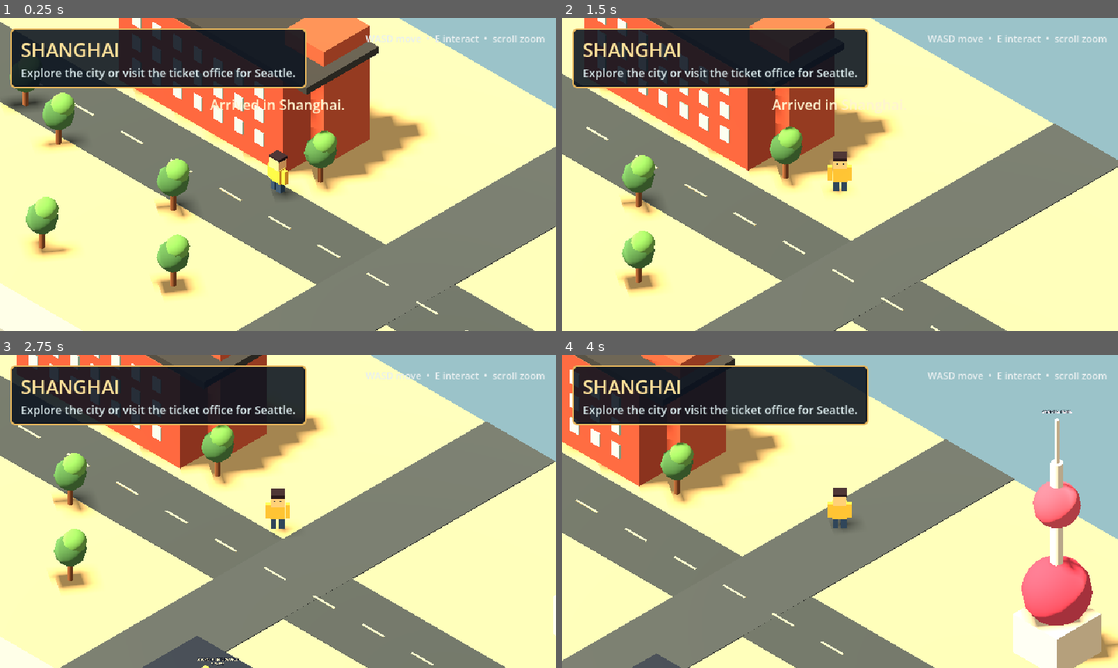
Above: before the commit, frames 1-4 (two rows, left to right).
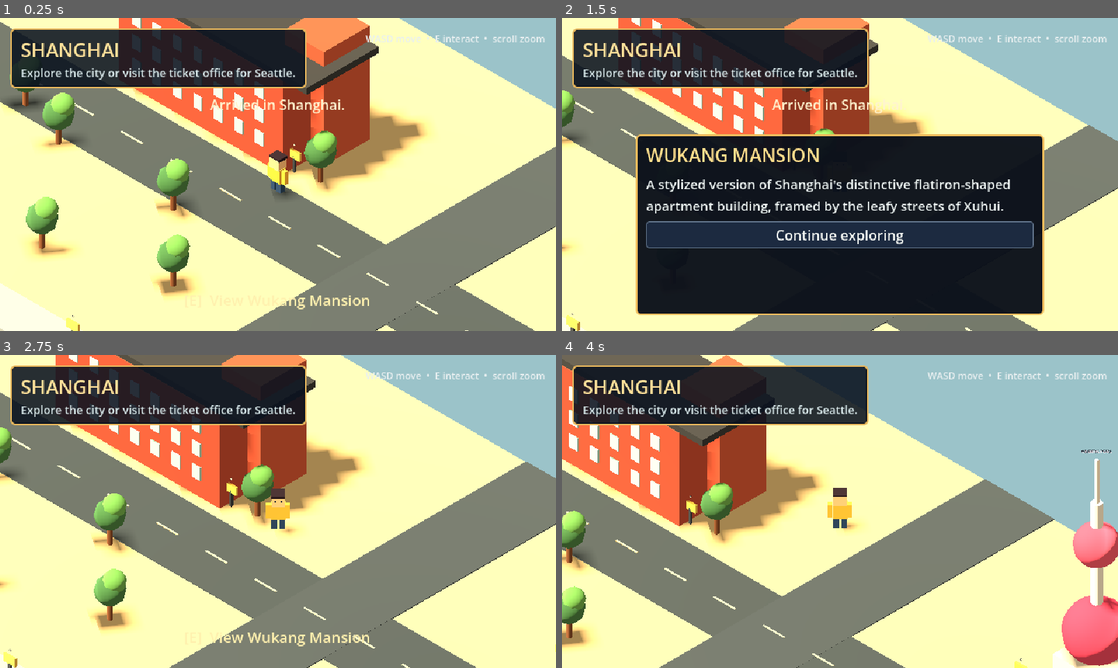
Above: after the commit, the same moments.

Repository: littlejedi/world-of-friends
Game: Godot game, scene res://scenes/main.tscn
The game is run twice, just before and just after one commit, with the same random seed, the same clock (stepped at 60 frames per second) and the same inputs.
Inputs (mouse positions are in pixels of both pictures, inside the frame that each line leads up to):
- Up to frame 1 (0.25 s): no input
- Up to frame 2 (1.5 s): tap Enter (ui_accept) at 0.5, 0.77 s; move the mouse to (962, 158) at 0.52 s; hold D (move_right) 0.53-1.28 s; tap E (interact) at 0.6, 1.35 s; move the mouse to (728, 190) at 1.27 s; hold S (move_back) from 1.28 s (still down)
- Up to frame 3 (2.75 s): tap Enter (ui_accept) at 1.52 s; release S (move_back) at 2 s; click (278, 570) at 2 s, where only the run after the commit has a clickable "Continue exploring"
- Up to frame 4 (4 s): tap Enter (ui_accept) at 2.75, 3.77 s; move the mouse to (895, 442) at 2.77 s; hold D (move_right) 2.78-3.53 s; tap Mouse wheel up (zoom_in) at 2.85 s; tap E (interact) at 3.05, 3.8 s; move the mouse to (812, 574) at 3.52 s; hold W (move_forward) from 3.53 s (still down); tap Mouse wheel down (zoom_out) at 3.6 s

The runs differ from the first frame. In frame 1, 0.4% of the frame differs, in the area x 11-67%, y 40-100%; in frame 2, 55%, in the area x 0-100%, y 0-100%; in frame 3, 42%; in frame 4, 44%.

Commit message:
Expand exploration and card trading

Diff:
--- /dev/null
+++ b/scripts/art/water_surface.gd
@@ -0,0 +1,31 @@
+class_name WaterSurface
+extends MeshInstance3D
+
+
+func setup(surface_size: Vector2, deep_color: Color, highlight_color: Color) -> void:
+	var box := BoxMesh.new()
+	box.size = Vector3(surface_size.x, 0.18, surface_size.y)
+	var shader := Shader.new()
+	shader.code = """
+shader_type spatial;
+render_mode unshaded, cull_back;
+
+uniform vec4 deep_color : source_color;
+uniform vec4 highlight_color : source_color;
+
+void fragment() {
+	float long_wave = sin(UV.x * 44.0 + UV.y * 17.0 + TIME * 1.25);
+	float cross_wave = sin(UV.y * 61.0 - TIME * 0.85);
+	float glint = smoothstep(0.72, 0.96, long_wave * 0.62 + cross_wave * 0.38);
+	ALBEDO = mix(deep_color.rgb, highlight_color.rgb, glint * 0.55);
+	EMISSION = highlight_color.rgb * glint * 0.10;
+	ROUGHNESS = 0.48;
+}
+"""
+	var shader_material := ShaderMaterial.new()
+	shader_material.shader = shader
+	shader_material.set_shader_parameter("deep_color", deep_color)
+	shader_material.set_shader_parameter("highlight_color", highlight_color)
+	box.material = shader_material
+	mesh = box
+	cast_shadow = GeometryInstance3D.SHADOW_CASTING_SETTING_OFF
--- a/scripts/core/game_state.gd
+++ b/scripts/core/game_state.gd
@@ -7,6 +7,8 @@
 var friends_in_party: bool = false
 var player_cards: Array = []
 var friend_cards: Dictionary = {}
+var world_positions: Dictionary = {}
+var card_texture_cache: Dictionary = {}
 
 
 func _ready() -> void:
@@ -18,6 +20,7 @@
 		"current_world": "shanghai",
 		"has_arrived_seattle": false,
 		"friends_in_party": false,
+		"world_positions": {},
 		"player_cards": [
 			{"id": "spark_mouse", "name": "Spark Mouse", "rarity": "Rare"},
 			{"id": "harbor_otter", "name": "Harbor Otter", "rarity": "Common"},
@@ -43,6 +46,7 @@
 	friends_in_party = bool(data.get("friends_in_party", fallback.friends_in_party))
 	player_cards = data.get("player_cards", fallback.player_cards).duplicate(true)
 	friend_cards = data.get("friend_cards", fallback.friend_cards).duplicate(true)
+	world_positions = data.get("world_positions", fallback.world_positions).duplicate(true)
 
 
 func load_game() -> void:
@@ -69,6 +73,7 @@
 		"current_world": current_world,
 		"has_arrived_seattle": has_arrived_seattle,
 		"friends_in_party": friends_in_party,
+		"world_positions": world_positions,
 		"player_cards": player_cards,
 		"friend_cards": friend_cards
 	}
@@ -94,13 +99,19 @@
 
 
 func trade_first_cards(friend_id: String) -> Dictionary:
+	return trade_cards(friend_id, 0, 0)
+
+
+func trade_cards(friend_id: String, player_index: int, friend_index: int) -> Dictionary:
 	var available: Array = friend_cards.get(friend_id, [])
 	if player_cards.is_empty() or available.is_empty():
 		return {"ok": false, "message": "There are no cards available for this trade."}
-	var offered: Dictionary = player_cards.pop_front()
-	var received: Dictionary = available.pop_front()
-	player_cards.append(received)
-	available.append(offered)
+	if player_index < 0 or player_index >= player_cards.size() or friend_index < 0 or friend_index >= available.size():
+		return {"ok": false, "message": "That card selection is no longer available."}
+	var offered: Dictionary = player_cards[player_index]
+	var received: Dictionary = available[friend_index]
+	player_cards[player_index] = received
+	available[friend_index] = offered
 	friend_cards[friend_id] = available
 	save_game()
 	return {
@@ -109,6 +120,51 @@
 	}
 
 
+func set_player_position(world_id: String, position: Vector3, write_to_disk: bool = true) -> void:
+	world_positions[world_id] = [position.x, position.y, position.z]
+	if write_to_disk:
+		save_game()
+
+
+func get_player_position(world_id: String) -> Variant:
+	var stored: Variant = world_positions.get(world_id)
+	if stored is Array and stored.size() == 3:
+		return Vector3(float(stored[0]), float(stored[1]), float(stored[2]))
+	return null
+
+
+func get_card_texture(card_id: String) -> Texture2D:
+	if card_texture_cache.has(card_id):
+		return card_texture_cache[card_id]
+	for extension in ["png", "jpg", "jpeg", "webp"]:
+		var resource_path := "res://private_assets/cards/%s.%s" % [card_id, extension]
+		if ResourceLoader.exists(resource_path):
+			var resource: Variant = load(resource_path)
+			if resource is Texture2D:
+				var resource_thumbnail := _make_card_thumbnail(resource.get_image())
+				card_texture_cache[card_id] = resource_thumbnail
+				return resource_thumbnail
+		var user_path := "user://cards/%s.%s" % [card_id, extension]
+		if FileAccess.file_exists(user_path):
+			var image := Image.load_from_file(user_path)
+			if not image.is_empty():
+				var texture := _make_card_thumbnail(image)
+				card_texture_cache[card_id] = texture
+				return texture
+	card_texture_cache[card_id] = null
+	return null
+
+
+func _make_card_thumbnail(source: Image) -> Texture2D:
+	if source.is_empty():
+		return null
+	var thumbnail := source.duplicate()
+	var target_height := 28
+	var target_width := maxi(18, roundi(float(source.get_width()) / maxf(1.0, float(source.get_height())) * target_height))
+	thumbnail.resize(target_width, target_height, Image.INTERPOLATE_LANCZOS)
+	return ImageTexture.create_from_image(thumbnail)
+
+
 func reset_progress() -> void:
 	apply_data(defaults())
 	save_game()
--- a/scripts/core/main.gd
+++ b/scripts/core/main.gd
@@ -10,6 +10,7 @@
 
 var current_world: WorldScene
 var travel_in_progress: bool = false
+var position_save_timer: Timer
 
 
 func _ready() -> void:
@@ -17,9 +18,16 @@
 	camera_rig.set_target(player)
 	hud.travel_confirmed.connect(_begin_travel)
 	hud.party_invited.connect(_on_party_invited)
+	hud.friend_hello_requested.connect(_on_friend_hello)
+	hud.all_friends_hello_requested.connect(_on_all_friends_hello)
 	hud.modal_changed.connect(_on_modal_changed)
 	travel_cutscene.finished.connect(_on_travel_finished)
-	_load_world(GameState.current_world, false)
+	position_save_timer = Timer.new()
+	position_save_timer.wait_time = 4.0
+	position_save_timer.timeout.connect(_save_current_position)
+	add_child(position_save_timer)
+	position_save_timer.start()
+	_load_world(GameState.current_world, false, true)
 
 
 func _process(_delta: float) -> void:
@@ -40,7 +48,7 @@
 		hud.show_toast("Personal save reset. You are back in Shanghai.")
 
 
-func _load_world(world_id: String, arriving: bool) -> void:
+func _load_world(world_id: String, arriving: bool, restore_saved_position: bool = false) -> void:
 	if current_world != null:
 		current_world.free()
 	current_world = WorldScript.new()
@@ -49,7 +57,13 @@
 	current_world.build(world_id, player)
 	current_world.travel_requested.connect(_on_ticket_requested)
 	current_world.friend_conversation_requested.connect(_on_friend_conversation)
-	player.global_position = current_world.get_spawn_position(arriving)
+	current_world.landmark_info_requested.connect(_on_landmark_info)
+	var spawn_position := current_world.get_spawn_position(arriving)
+	if restore_saved_position:
+		var saved_position: Variant = GameState.get_player_position(world_id)
+		if saved_position is Vector3:
+			spawn_position = saved_position
+	player.global_position = spawn_position
 	player.velocity = Vector3.ZERO
 	hud.set_world(world_id)
 	if world_id == "seattle" and GameState.mark_seattle_arrival():
@@ -80,6 +94,7 @@
 	travel_in_progress = true
 	player.control_enabled = false
 	hud.set_prompt("")
+	_save_current_position()
 	GameState.save_game()
 	travel_cutscene.start_trip(GameState.current_world, destination)
 
@@ -87,6 +102,7 @@
 func _on_travel_finished(destination: String) -> void:
 	GameState.set_world(destination)
 	_load_world(destination, true)
+	GameState.set_player_position(destination, player.global_position)
 	travel_in_progress = false
 	player.control_enabled = not hud.is_modal_open()
 
@@ -97,6 +113,31 @@
 	hud.show_toast("Kent and Joey will now follow you.")
 
 
+func _on_friend_hello(friend_id: String) -> void:
+	if current_world != null:
+		current_world.wave_friend(friend_id)
+
+
+func _on_all_friends_hello() -> void:
+	if current_world != null:
+		current_world.wave_all_friends()
+
+
+func _on_landmark_info(title: String, description: String) -> void:
+	hud.show_landmark(title, description)
+
+
 func _on_modal_changed(is_open: bool) -> void:
 	if not travel_in_progress:
 		player.control_enabled = not is_open
+
+
+func _save_current_position() -> void:
+	if current_world != null and not travel_in_progress:
+		GameState.set_player_position(current_world.world_id, player.global_position)
+
+
+func _notification(what: int) -> void:
+	if what == NOTIFICATION_WM_CLOSE_REQUEST:
+		_save_current_position()
+		get_tree().quit()
--- a/scripts/gameplay/friend_npc.gd
+++ b/scripts/gameplay/friend_npc.gd
@@ -13,6 +13,7 @@
 var follow_offset: Vector3 = Vector3.ZERO
 var visual: Node3D
 var walk_time: float = 0.0
+var wave_tween: Tween
 
 
 func setup(
@@ -92,3 +93,17 @@
 
 func interact(_player: Node3D) -> void:
 	conversation_requested.emit(friend_id, display_name)
+
+
+func wave() -> void:
+	var arm := visual.get_node_or_null("ArmR") as Node3D
+	if arm == null:
+		return
+	if wave_tween != null and wave_tween.is_valid():
+		wave_tween.kill()
+	arm.rotation_degrees = Vector3.ZERO
+	wave_tween = create_tween()
+	wave_tween.tween_property(arm, "rotation_degrees", Vector3(0, 0, -105), 0.18).set_trans(Tween.TRANS_BACK)
+	wave_tween.tween_property(arm, "rotation_degrees", Vector3(0, 0, -70), 0.13)
+	wave_tween.tween_property(arm, "rotation_degrees", Vector3(0, 0, -105), 0.13)
+	wave_tween.tween_property(arm, "rotation_degrees", Vector3.ZERO, 0.22)
--- /dev/null
+++ b/scripts/gameplay/landmark_interactable.gd
@@ -0,0 +1,30 @@
+class_name LandmarkInteractable
+extends Node3D
+
+signal info_requested(title: String, description: String)
+
+const Art = preload("res://scripts/art/procedural_factory.gd")
+
+var landmark_title: String = "Landmark"
+var description: String = ""
+
+
+func setup(title: String, body: String) -> void:
+	landmark_title = title
+	description = body
+
+
+func _ready() -> void:
+	name = "%sPlaque" % landmark_title.replace(" ", "")
+	add_to_group("interactable")
+	Art.add_box(self, "PlaquePost", Vector3(0, 0.42, 0), Vector3(0.12, 0.84, 0.12), Color("#3d4650"), false)
+	Art.add_box(self, "Plaque", Vector3(0, 0.92, 0), Vector3(0.72, 0.42, 0.12), Color("#e0b85d"), false)
+	Art.add_label(self, "◆", Vector3(0, 1.42, 0), 23, Color("#ffe7a0"))
+
+
+func get_interaction_prompt() -> String:
+	return "View %s" % landmark_title
+
+
+func interact(_player: Node3D) -> void:
+	info_requested.emit(landmark_title, description)
--- a/scripts/gameplay/world_scene.gd
+++ b/scripts/gameplay/world_scene.gd
@@ -3,10 +3,13 @@
 
 signal travel_requested(destination: String)
 signal friend_conversation_requested(friend_id: String, display_name: String)
+signal landmark_info_requested(title: String, description: String)
 
 const Art = preload("res://scripts/art/procedural_factory.gd")
 const TicketOfficeScript = preload("res://scripts/gameplay/ticket_office.gd")
 const FriendScript = preload("res://scripts/gameplay/friend_npc.gd")
+const LandmarkScript = preload("res://scripts/gameplay/landmark_interactable.gd")
+const WaterScript = preload("res://scripts/art/water_surface.gd")
 
 var world_id: String = "shanghai"
 var player: Node3D
@@ -46,6 +49,18 @@
 func refresh_friend_following() -> void:
 	for friend in friends:
 		friend.set_follow_target(player if GameState.friends_in_party else null)
+
+
+func wave_friend(friend_id: String) -> void:
+	for friend in friends:
+		if friend.friend_id == friend_id:
+			friend.wave()
+			return
+
+
+func wave_all_friends() -> void:
+	for friend in friends:
+		friend.wave()
 
 
 func _build_environment() -> void:
@@ -100,6 +115,9 @@
 	add_child(office)
 	for tree_position in [Vector3(-18, 0, -2), Vector3(-15, 0, -1), Vector3(-8, 0, -1), Vector3(-5, 0, -7), Vector3(-4, 0, 3), Vector3(-10, 0, 5), Vector3(17, 0, 2)]:
 		Art.add_tree(self, tree_position, 1.0)
+	_add_landmark("Wukang Mansion", "A stylized version of Shanghai's distinctive flatiron-shaped apartment building, framed by the leafy streets of Xuhui.", Vector3(-6.3, 0, -6.7))
+	_add_landmark("Oriental Pearl Tower", "The glowing spheres of this skyline landmark mark the Pudong side of the Huangpu River.", Vector3(12.4, 0, -8.2))
+	_add_landmark("Xuhui Riverside", "A broad riverside promenade for walking, resting, and looking across Shanghai's changing waterfront.", Vector3(-4.0, 0, 9.1))
 
 
 func _build_wukang_mansion(origin: Vector3) -> void:
@@ -131,7 +149,11 @@
 
 
 func _build_shanghai_riverside() -> void:
-	Art.add_box(self, "HuangpuRiver", Vector3(0, -0.05, 14.6), Vector3(48, 0.18, 6.4), Color("#4d8fa4"), false)
+	var water := WaterScript.new()
+	water.name = "HuangpuRiver"
+	water.position = Vector3(0, -0.05, 14.6)
+	water.setup(Vector2(48, 6.4), Color("#397c94"), Color("#8fd2d1"))
+	add_child(water)
 	Art.add_static_box(self, "RiversideRail", Vector3(0, 0.45, 11.6), Vector3(48, 0.9, 0.28), Color("#7b8991"), false)
 	Art.add_box(self, "Promenade", Vector3(0, 0.01, 9.8), Vector3(48, 0.05, 3.2), Color("#d7cbb0"), false)
 	Art.add_label(self, "XUHUI RIVERSIDE", Vector3(-8, 2.8, 10.3), 34, Color("#fff0cf"))
@@ -150,6 +172,10 @@
 	add_child(office)
 	for tree_position in [Vector3(-18, 0, -1), Vector3(-15, 0, 2), Vector3(-5, 0, -8), Vector3(5, 0, -9), Vector3(18, 0, -1), Vector3(15, 0, 3)]:
 		Art.add_tree(self, tree_position, 1.08)
+	_add_landmark("Pike Place Market", "A compact market district filled with produce stands, flowers, warm signs, and steep streets leading toward the water.", Vector3(-6.6, 0, -6.3))
+	_add_landmark("Space Needle", "Seattle's space-age observation tower rises above the northern side of this postcard world.", Vector3(10.7, 0, -7.4))
+	_add_landmark("Seattle Aquarium", "A waterfront aquarium on Pier 59, represented here by its glassy marine-blue facade.", Vector3(-5.4, 0, 3.8))
+	_add_landmark("Seattle Great Wheel", "A glowing waterfront wheel overlooking Elliott Bay and the distant sea.", Vector3(3.4, 0, 8.7))
 
 
 func _build_pike_place(origin: Vector3) -> void:
@@ -181,7 +207,11 @@
 
 
 func _build_seattle_waterfront() -> void:
-	Art.add_box(self, "ElliottBay", Vector3(0, -0.05, 14.6), Vector3(48, 0.18, 6.4), Color("#3e7f94"), false)
+	var water := WaterScript.new()
+	water.name = "ElliottBay"
+	water.position = Vector3(0, -0.05, 14.6)
+	water.setup(Vector2(48, 6.4), Color("#326d86"), Color("#84c8d4"))
+	add_child(water)
 	Art.add_static_box(self, "WaterfrontRail", Vector3(0, 0.45, 11.6), Vector3(48, 0.9, 0.28), Color("#61727b"), false)
 	Art.add_box(self, "WaterfrontWalk", Vector3(0, 0.01, 9.8), Vector3(48, 0.05, 3.2), Color("#bfc1b6"), false)
 	var aquarium := Node3D.new()
@@ -234,9 +264,21 @@
 	refresh_friend_following()
 
 
+func _add_landmark(title: String, description: String, location: Vector3) -> void:
+	var landmark := LandmarkScript.new()
+	landmark.setup(title, description)
+	landmark.position = location
+	landmark.info_requested.connect(_on_landmark_info)
+	add_child(landmark)
+
+
 func _on_ticket_requested(destination: String) -> void:
 	travel_requested.emit(destination)
 
 
 func _on_friend_conversation(friend_id: String, display_name: String) -> void:
 	friend_conversation_requested.emit(friend_id, display_name)
+
+
+func _on_landmark_info(title: String, description: String) -> void:
+	landmark_info_requested.emit(title, description)
--- a/scripts/ui/hud.gd
+++ b/scripts/ui/hud.gd
@@ -3,6 +3,8 @@
 
 signal travel_confirmed(destination: String)
 signal party_invited
+signal friend_hello_requested(friend_id: String)
+signal all_friends_hello_requested
 signal modal_changed(is_open: bool)
 
 var root: Control
@@ -38,7 +40,15 @@
 	var theme := Theme.new()
 	theme.default_font_size = 16
 	theme.set_color("font_color", "Label", Color("#fff8e8"))
-	theme.set_color("font_color", "Button", Color("#172033"))
+	for control_type in ["Button", "OptionButton"]:
+		theme.set_color("font_color", control_type, Color("#f4f7f3"))
+		theme.set_color("font_hover_color", control_type, Color("#fff0ae"))
+		theme.set_color("font_pressed_color", control_type, Color("#ffffff"))
+		theme.set_color("font_focus_color", control_type, Color("#fff0ae"))
+		theme.set_stylebox("normal", control_type, _button_style(Color("#1c2a40"), Color("#60738a")))
+		theme.set_stylebox("hover", control_type, _button_style(Color("#273b56"), Color("#e2b558")))
+		theme.set_stylebox("pressed", control_type, _button_style(Color("#354d69"), Color("#f2ca72")))
+		theme.set_stylebox("focus", control_type, _button_style(Color(0, 0, 0, 0), Color("#f2ca72")))
 	root.theme = theme
 
 	var info_panel := PanelContainer.new()
@@ -134,6 +144,19 @@
 	return style
 
 
+func _button_style(background: Color, border: Color) -> StyleBoxFlat:
+	var style := StyleBoxFlat.new()
+	style.bg_color = background
+	style.border_color = border
+	style.set_border_width_all(1)
+	style.set_corner_radius_all(3)
+	style.content_margin_left = 8
+	style.content_margin_right = 8
+	style.content_margin_top = 4
+	style.content_margin_bottom = 4
+	return style
+
+
 func set_world(world_id: String) -> void:
 	city_label.text = "SHANGHAI" if world_id == "shanghai" else "SEATTLE"
 	if world_id == "shanghai":
@@ -193,6 +216,7 @@
 	_add_heading("WELCOME TO SEATTLE")
 	_add_body("Two friends are waiting near the waterfront terminal.\n\nKent: “Hello! You made it.”\nJoey: “Come explore Seattle with us!”")
 	_add_button("Say hello", func() -> void:
+		all_friends_hello_requested.emit()
 		show_toast("Kent and Joey wave hello.")
 		close_modal()
 	)
@@ -200,6 +224,7 @@
 
 
 func _show_hello() -> void:
+	friend_hello_requested.emit(current_friend_id)
 	_clear_modal()
 	_add_heading(current_friend_name.to_upper())
 	_add_body("You say hello. %s waves back enthusiastically." % current_friend_name)
@@ -217,15 +242,61 @@
 
 
 func _trade_card() -> void:
-	var result := GameState.trade_first_cards(current_friend_id)
 	_clear_modal()
 	_add_heading("CARD TRADE")
+	_add_body("Choose one card from each collection.")
+	var player_picker := _add_card_picker("Your card", GameState.player_cards)
+	var available: Array = GameState.friend_cards.get(current_friend_id, [])
+	var friend_picker := _add_card_picker("%s's card" % current_friend_name, available)
+	_add_button("Confirm trade", func() -> void:
+		_confirm_trade(player_picker.selected, friend_picker.selected)
+	)
+	_add_button("Back", func() -> void: show_friend_menu(current_friend_id, current_friend_name))
+
+
+func _confirm_trade(player_index: int, friend_index: int) -> void:
+	var result := GameState.trade_cards(current_friend_id, player_index, friend_index)
+	_clear_modal()
+	_add_heading("TRADE COMPLETE" if bool(result.ok) else "TRADE UNAVAILABLE")
 	_add_body(str(result.message))
 	var collection_names: Array[String] = []
 	for card in GameState.player_cards:
 		collection_names.append(str(card.name))
 	_add_body("Your cards: %s" % ", ".join(collection_names))
 	_add_button("Back", func() -> void: show_friend_menu(current_friend_id, current_friend_name))
+
+
+func _add_card_picker(title: String, cards: Array) -> OptionButton:
+	var row := HBoxContainer.new()
+	row.add_theme_constant_override("separation", 10)
+	var label := Label.new()
+	label.text = title
+	label.custom_minimum_size.x = 112
+	label.add_theme_color_override("font_color", Color("#d9e8ea"))
+	row.add_child(label)
+	var picker := OptionButton.new()
+	picker.size_flags_horizontal = Control.SIZE_EXPAND_FILL
+	picker.custom_minimum_size.y = 30
+	for index in range(cards.size()):
+		var card: Dictionary = cards[index]
+		picker.add_item("%s  ·  %s" % [card.name, card.rarity], index)
+		var texture := GameState.get_card_texture(str(card.id))
+		if texture != null:
+			picker.set_item_icon(index, texture)
+	if cards.is_empty():
+		picker.add_item("No cards available")
+		picker.disabled = true
+	row.add_child(picker)
+	modal_content.add_child(row)
+	return picker
+
+
+func show_landmark(title: String, description: String) -> void:
+	_clear_modal()
+	_add_heading(title.to_upper())
+	_add_body(description)
+	_add_button("Continue exploring", close_modal)
+	_open_modal()
 
 
 func _clear_modal() -> void:
--- a/tests/preview_world.gd
+++ b/tests/preview_world.gd
@@ -3,9 +3,15 @@
 
 func _ready() -> void:
 	var target_world := "shanghai"
+	var focus := "default"
+	var modal_preview := "none"
 	for argument in OS.get_cmdline_user_args():
 		if argument.begins_with("--world="):
 			target_world = argument.trim_prefix("--world=")
+		elif argument.begins_with("--focus="):
+			focus = argument.trim_prefix("--focus=")
+		elif argument.begins_with("--modal="):
+			modal_preview = argument.trim_prefix("--modal=")
 	GameState.reset_progress()
 	var main: Node = load("res://scenes/main.tscn").instantiate()
 	get_tree().root.add_child.call_deferred(main)
@@ -16,3 +22,8 @@
 		main._load_world(target_world, false)
 		main.hud.toast_timer.stop()
 		main.hud.toast_label.visible = false
+	if focus == "waterfront":
+		main.player.global_position = Vector3(0, 0.08, 8.2)
+	if modal_preview == "trade":
+		main.hud.show_friend_menu("kent", "Kent")
+		main.hud._trade_card()
--- a/tests/smoke_test.gd
+++ b/tests/smoke_test.gd
@@ -17,6 +17,12 @@
 
 func _run() -> void:
 	GameState.reset_progress()
+	var disk_position := Vector3(1.25, 0.08, -3.5)
+	GameState.set_player_position("shanghai", disk_position)
+	GameState.apply_data(GameState.defaults())
+	GameState.load_game()
+	check(GameState.get_player_position("shanghai").distance_to(disk_position) < 0.01, "Player position survives a disk save and reload")
+	GameState.reset_progress()
 	var scene_resource: PackedScene = load("res://scenes/main.tscn")
 	var main := scene_resource.instantiate()
 	get_tree().root.add_child(main)
@@ -27,7 +33,17 @@
 	check(main.current_world.world_id == "shanghai", "A new game starts in Shanghai")
 	check(main.current_world.get_node_or_null("WukangMansion") != null, "Shanghai contains Wukang Mansion")
 	check(main.current_world.get_node_or_null("OrientalPearlTower") != null, "Shanghai contains the Oriental Pearl Tower")
+	check(main.current_world.get_node_or_null("HuangpuRiver") != null, "Shanghai contains animated river water")
+	check(main.current_world.get_node_or_null("WukangMansionPlaque") != null, "Shanghai landmarks can be inspected")
+	main.current_world.get_node("WukangMansionPlaque").interact(main.player)
+	check(main.hud.is_modal_open(), "Inspecting a landmark opens its information panel")
+	main.hud.close_modal()
 	check(main.player != null and main.camera_rig != null, "Player and diagonal camera are active")
+	var saved_position := Vector3(-2.4, 0.08, -2.2)
+	GameState.set_player_position("shanghai", saved_position, false)
+	main._load_world("shanghai", false, true)
+	await get_tree().process_frame
+	check(main.player.global_position.distance_to(saved_position) < 0.01, "Per-world player position is restored")
 
 	main._on_travel_finished("seattle")
 	await get_tree().process_frame
@@ -37,16 +53,27 @@
 	check(main.current_world.get_node_or_null("SpaceNeedle") != null, "Seattle contains the Space Needle")
 	check(main.current_world.get_node_or_null("SeattleAquarium") != null, "Seattle contains the Aquarium")
 	check(main.current_world.get_node_or_null("SeattleGreatWheel") != null, "Seattle contains the Great Wheel")
+	check(main.current_world.get_node_or_null("ElliottBay") != null, "Seattle contains animated bay water")
 	check(main.current_world.friends.size() == 2, "Kent and Joey appear in Seattle")
+	main.hud.close_modal()
+	main.current_world.wave_friend("kent")
+	check(main.current_world.friends[0].wave_tween != null, "Saying hello triggers a friend reaction")
 
 	GameState.invite_friends()
 	main.current_world.refresh_friend_following()
 	check(main.current_world.friends[0].follow_target == main.player, "Invited friends follow the player")
 
-	var original_card_id := str(GameState.player_cards[0].id)
-	var trade_result := GameState.trade_first_cards("kent")
-	check(bool(trade_result.ok), "A basic card trade succeeds")
-	check(str(GameState.player_cards[0].id) != original_card_id, "The card collection changes after trade")
+	var original_player_card := str(GameState.player_cards[1].id)
+	var original_kent_card := str(GameState.friend_cards.kent[1].id)
+	var trade_result := GameState.trade_cards("kent", 1, 1)
+	check(bool(trade_result.ok), "A selected card trade succeeds")
+	check(str(GameState.player_cards[1].id) == original_kent_card, "The selected friend card enters the collection")
+	check(str(GameState.friend_cards.kent[1].id) == original_player_card, "The selected player card moves to the friend")
+	main.hud.show_friend_menu("kent", "Kent")
+	main.hud._trade_card()
+	await get_tree().process_frame
+	check(main.hud.modal_content.find_children("*", "OptionButton", true, false).size() == 2, "Trade UI exposes both card selectors")
+	main.hud.close_modal()
 
 	main._on_travel_finished("shanghai")
 	await get_tree().process_frame
Not shown, added: scripts/art/water_surface.gd.uid
Not shown, added: scripts/gameplay/landmark_interactable.gd.uid
Not shown, added: tests/preview_world.gd.uid
Not shown, added: tests/smoke_test.gd.uid
Not shown, changed: README.md
Not shown, changed: docs/PROGRESS.md
